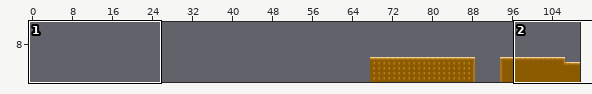
Tiled map -- Patrol/Patrol/Level.tmx. Above: a wide view before the commit, with the close-up outlined.
Close-up. Before the edit:
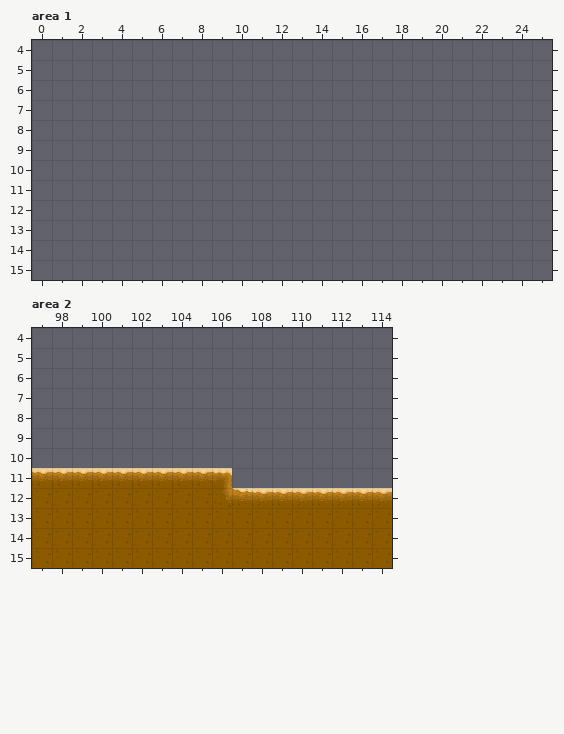
Cells are 32x32 px. Shown: area 1 x 0..25, y 4..15; area 2 x 97..114, y 4..15. The commit also changed other parts of the map, which this record leaves out. The old version is drawn lined up with the new one.
Once edited:
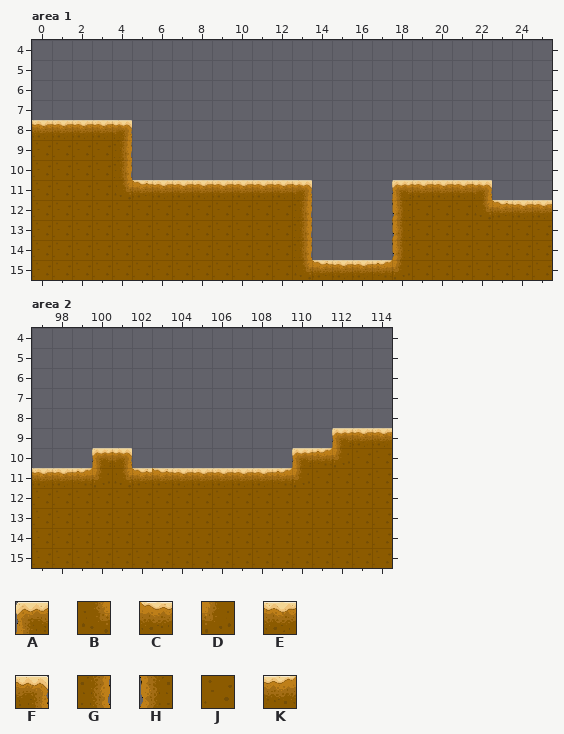
Key: from "Tileset": A 0, B 1, C 2, D 3, E 7, F 8, G 9, H 14, J 15, K 16.
_ is an empty cell.
The exact change:
map size 60x16 -> 128x16 cells (old content now starts at 68,0; both pictures use the new coordinates)
Layer "Tile Layer 1", area 1:
The edit adds tile A in row 11 at x 18.
The edit adds tile B in row 11 at x 4; in row 12 at x 22; in row 15 at x 13.
The edit adds tile C in row 11 at x 5; in row 12 at x 23; in row 15 at x 14.
The edit adds tile D in row 15 at x 18.
The edit adds tile E in row 8 at x 0 to 3; in row 11 at x 6 to 12 and 19 to 21; in row 12 at x 24 to 25; in row 15 at x 15 to 16.
The edit adds tile F in row 8 at x 4; in row 11 at x 13 and 22.
The edit adds tile G in rows 9 to 10 at x 4; in rows 12 to 14 at x 13.
The edit adds tile H in rows 12 to 14 at x 18.
The edit adds tile J in rows 9 to 11 at x 0 to 3; in row 12 at x 0 to 12 and 19 to 21; in rows 13 to 15 at x 0 to 12 and 19 to 25.
The edit adds tile K in row 15 at x 17.
Layer "Tile Layer 1", area 2:
The edit adds tile A in row 9 at x 112; in row 10 at x 100 and 110.
Tile E gives way to tile B in row 11 at x 101.
Tile E gives way to tile C in row 11 at x 102 to 103.
Tile E gives way to tile D in row 11 at x 100.
The edit adds tile D in row 10 at x 112; in row 11 at x 110.
Tile F gives way to tile E in row 11 at x 106.
The edit adds tile E in row 9 at x 113 to 114; in row 11 at x 107 to 108.
The edit adds tile F in row 10 at x 101.
Tile B gives way to tile J in row 12 at x 106.
Tile C gives way to tile J in row 12 at x 107.
Tile E gives way to tile J in row 12 at x 108 to 114.
The edit adds tile J in row 10 at x 113 to 114; in row 11 at x 111 to 114.
Tile E gives way to tile K in row 11 at x 99.
The edit adds tile K in row 10 at x 111; in row 11 at x 109.
Where, in picture pixels (left, top, right, bottom), the same in both close-ups:
added: (32, 120, 552, 280)
changed: (212, 428, 392, 508)
changed: (72, 448, 170, 488)
